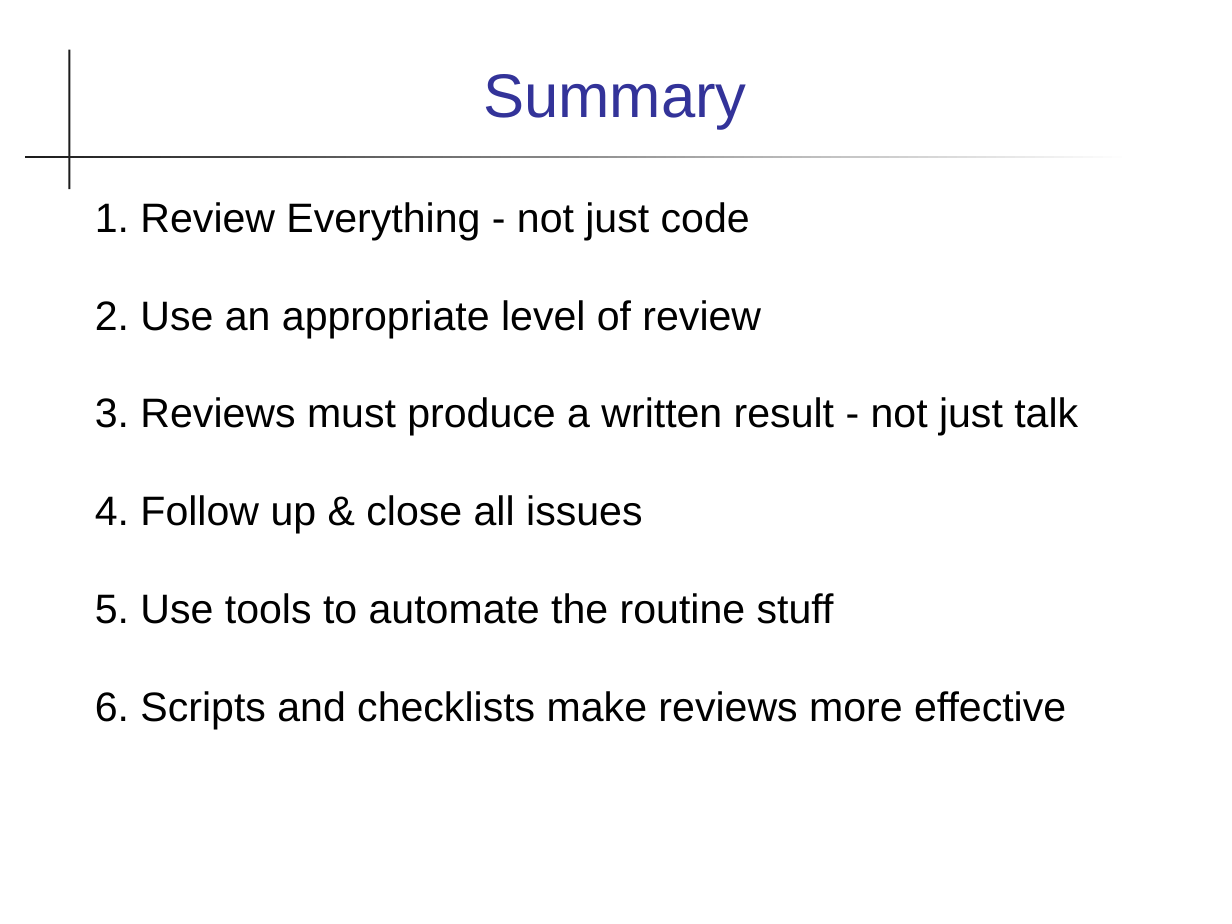
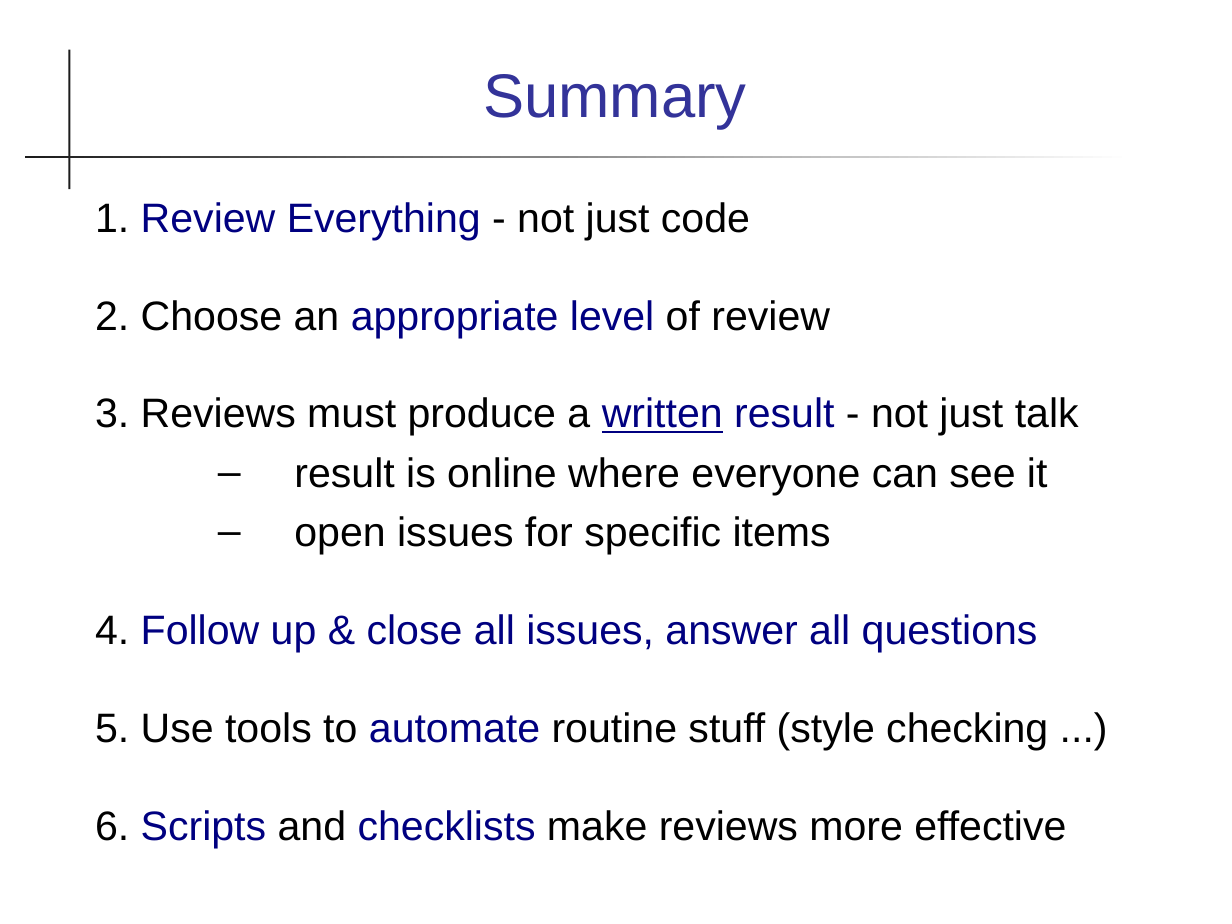
Before and after one commit to cpske/ISP, a slide deck: slide 35 of code-review/Reviews.ppt. Drawn at 1232x924 pixels with LibreOffice and Linux fonts; fonts in the diff are those of the drawing. Boxes give left, top, right and bottom in pixels: in the first picture for what was removed or moved away, otherwise in the second. Text is boxed around its words. In the diff, an @@ line names an element or a change of style, - is before the commit and + after.

Commit message:
update material on code review

```diff
--- a/code-review/Reviews.ppt
+++ b/code-review/Reviews.ppt
@@ text at <box>95,202,1079,848</box>: text colour #000000 to #000080 in "Review Everything", "written result", "Scripts checklists"; underline on in "written" @@
@@ text at <box>95,300,830,338</box>: text changed @@
-2. Use an appropriate level of review
+2. Choose an appropriate level of review
@@ text at <box>95,457,1048,750</box>: text changed @@
-4. Follow up & close all issues
-5. Use tools to automate the routine stuff
+  – result is online where everyone can see it
+  – open issues for specific items
+4. Follow up & close all issues, answer all questions
+5. Use tools to automate routine stuff (style checking ...)
```
Also in this commit, not shown: 10 other slides changed, 9 other files.
